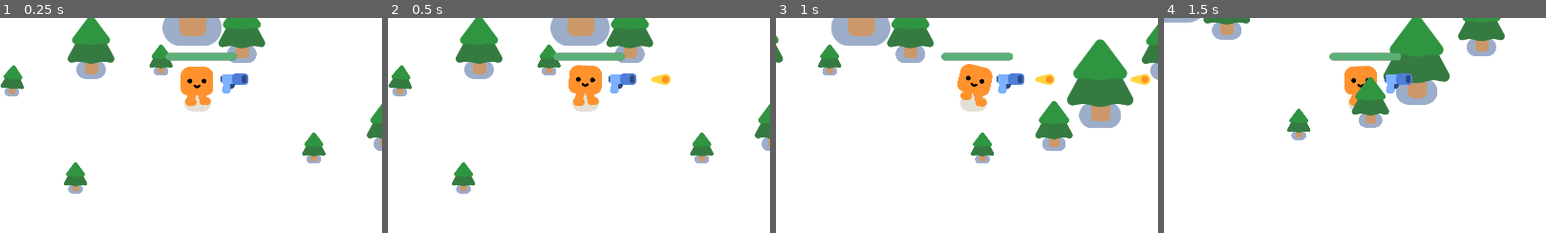
Above: before the commit, frames 1-4 (left to right).
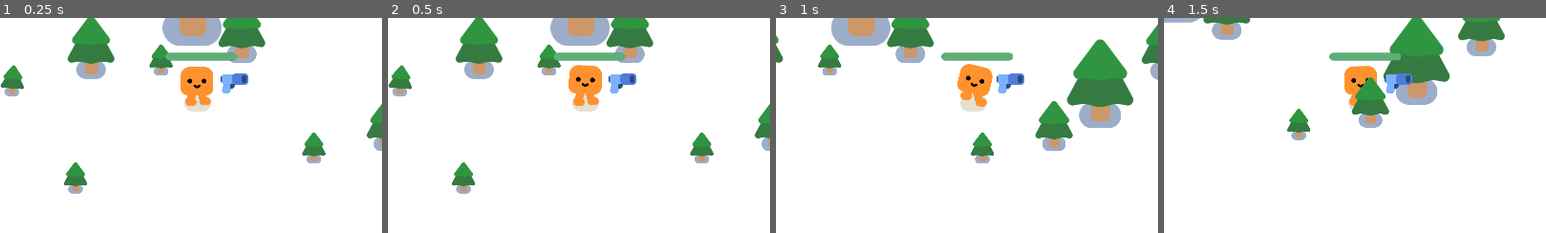
Above: after the commit, the same moments.

Repository: YvanDesPatates/2d-tuto-vampire-survivor-like
Game: Godot game, scene res://game.tscn
Two runs of this game, one before a commit and one after it. Both use one fixed random seed, a clock stepped at 60 frames per second and the inputs below.
Inputs:
- Up to frame 1 (0.25 s): no input
- Up to frame 2 (0.5 s): no input
- Up to frame 3 (1 s): tap Enter at 0.5 s; hold D (move_right) from 0.53 s (still down)
- Up to frame 4 (1.5 s): release D (move_right) at 1.28 s; hold S (move_down) from 1.28 s (still down)
The pictures show only the part of the screen within x 24-74%, y 30-80%; the shares and areas given below are measured in that part.

Frame 1 is identical in both runs. In frame 2, 0.2% of the frame differs, in the area x 68-74%, y 25-32%; in frame 3, 0.4%, in the area x 67-98%, y 25-32%; in frame 4, nothing differs.

Commit message:
fix: gun does not shoot when no enemies in range

Diff:
--- a/gun.gd
+++ b/gun.gd
@@ -1,13 +1,19 @@
 extends Area2D
+
+var is_enemy_in_range = false
 
 func _physics_process(delta: float) -> void:
 	var enemies_in_a_range: Array[Node2D] = get_overlapping_bodies()
-	if enemies_in_a_range.size() > 0:
+	is_enemy_in_range = enemies_in_a_range.size() > 0
+	if is_enemy_in_range == true:
 		var target_ennemy = enemies_in_a_range[0]
 		look_at(target_ennemy.global_position)
 
 
 func shoot():
+	if !is_enemy_in_range:
+		return
+
 	const BULLET = preload("res://bullet.tscn")
 	var new_bullet: Node2D = BULLET.instantiate()
 	new_bullet.global_position = %BulletSpawn.global_position
